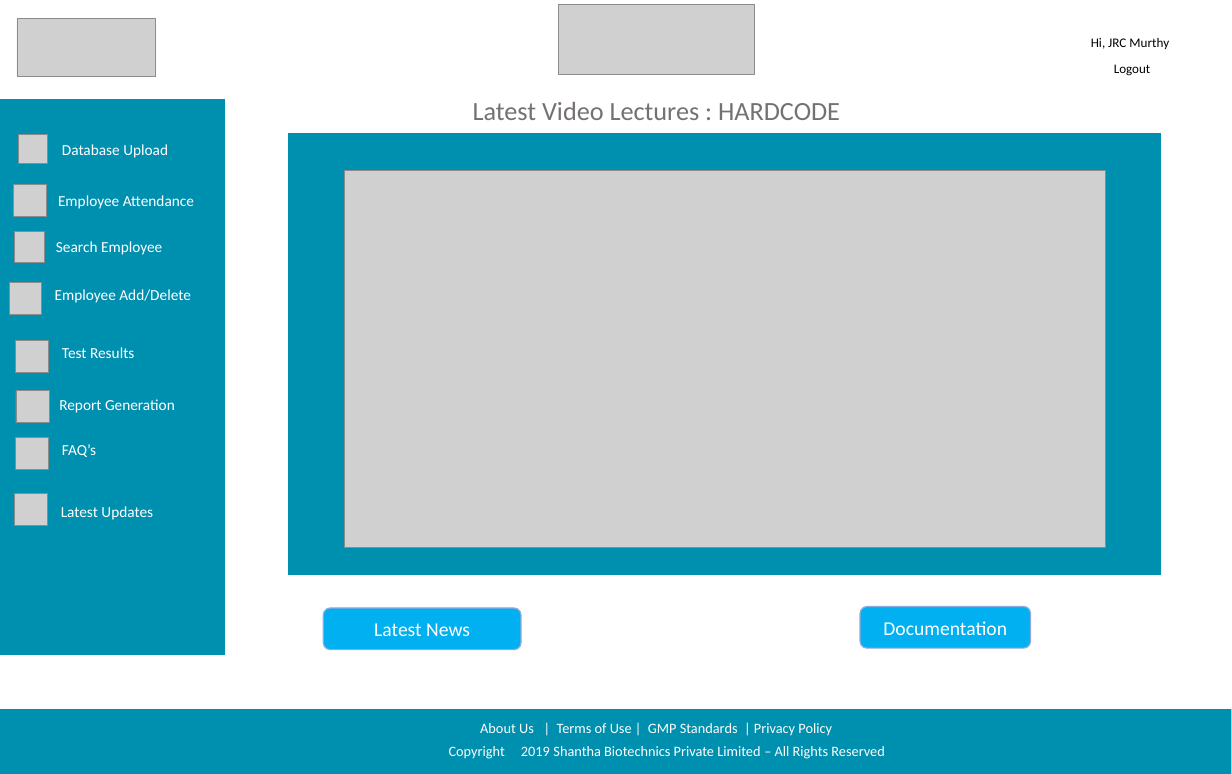
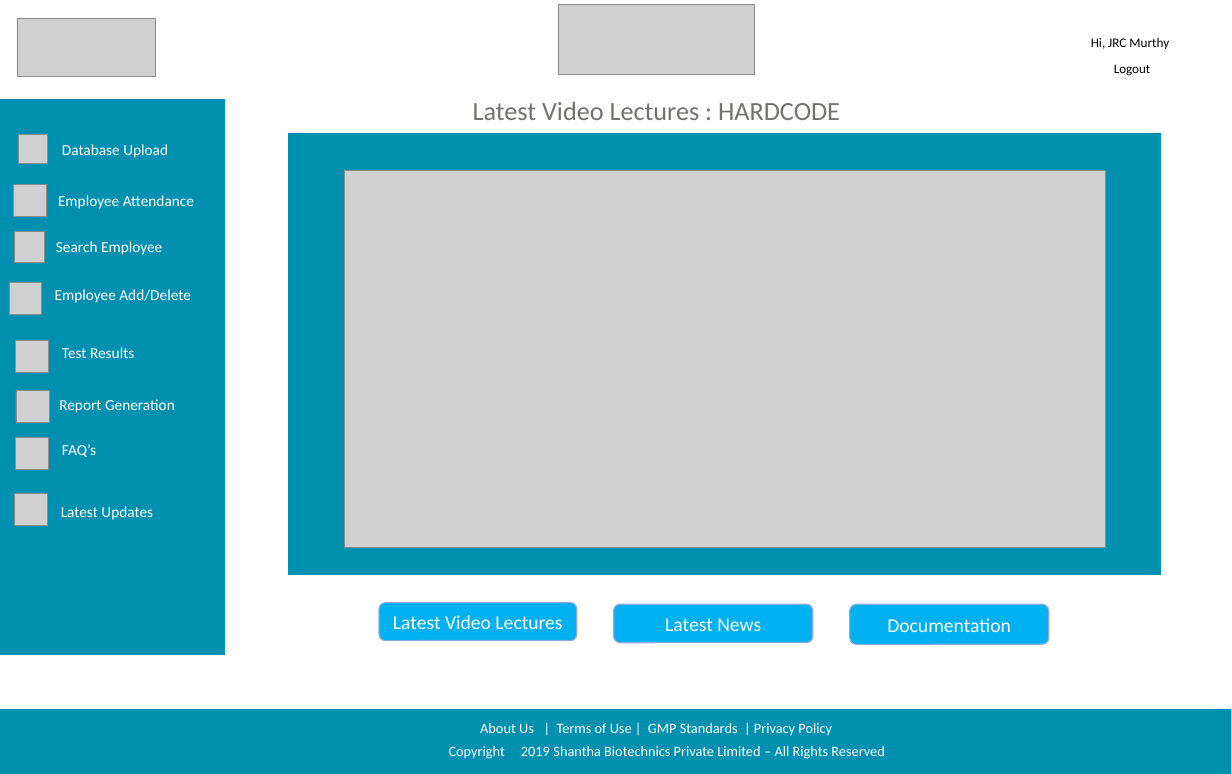
Before and after one commit to sarthakbhutani/Shantha_sih2019, a slide deck: slide 7 of Documentation/Screen Designs/Shanta Sanofi Screen Designs.pptx (slide 8 before the commit). Drawn at 1232x774 pixels with LibreOffice and Linux fonts; fonts in the diff are those of the drawing; grey boxes stand for pictures; background and template pictures are left out. Boxes give left, top, right and bottom in pixels: in the first picture for what was removed or moved away, otherwise in the second. Text is boxed around its words. In the diff, an @@ line names an element or a change of style, - is before the commit and + after.

```diff
--- a/Documentation/Screen Designs/Shanta Sanofi Screen Designs.pptx
+++ b/Documentation/Screen Designs/Shanta Sanofi Screen Designs.pptx
@@ rounded rectangle added at (379,603,577,641), fill #00B0F0, outline #8FAADC 1 pt, 16.5 pt, text #FFFFFF @@
+Latest Video Lectures
@@ rounded rectangle "Latest News": place and size @@
-rounded rectangle "Latest News" at (323,608,521,649)
+rounded rectangle "Latest News" at (614,604,813,643)
@@ rounded rectangle "Documentation": place and size @@
-rounded rectangle "Documentation" at (860,606,1030,647)
+rounded rectangle "Documentation" at (849,604,1049,645)
```
Also in this commit, not shown: 3 other slides changed, 1 slide removed.
